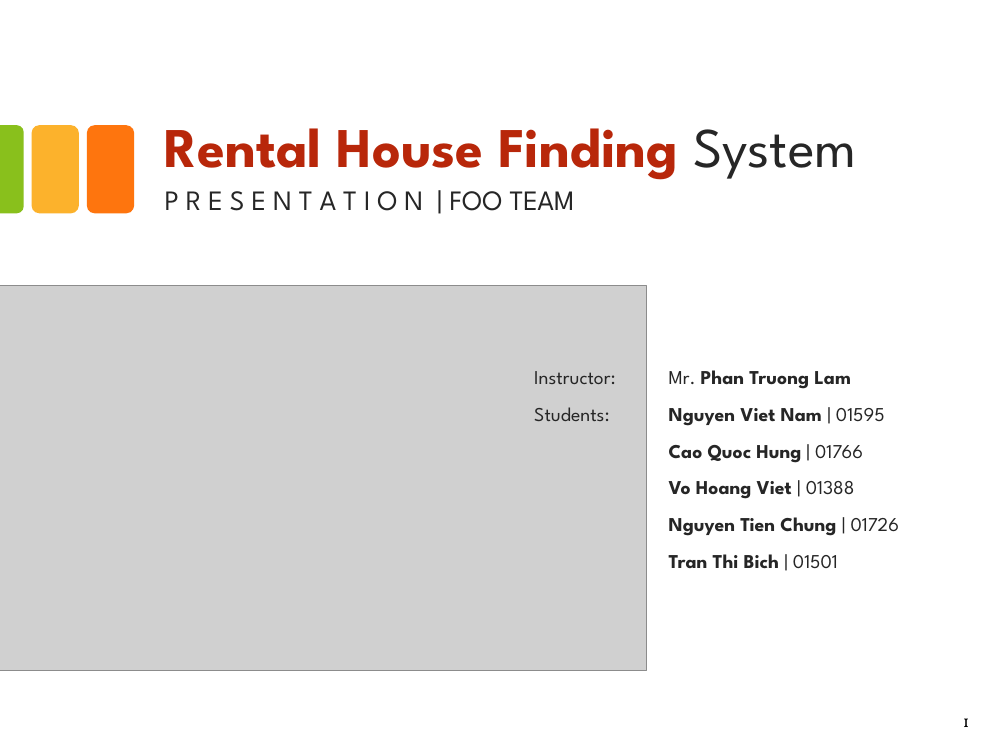
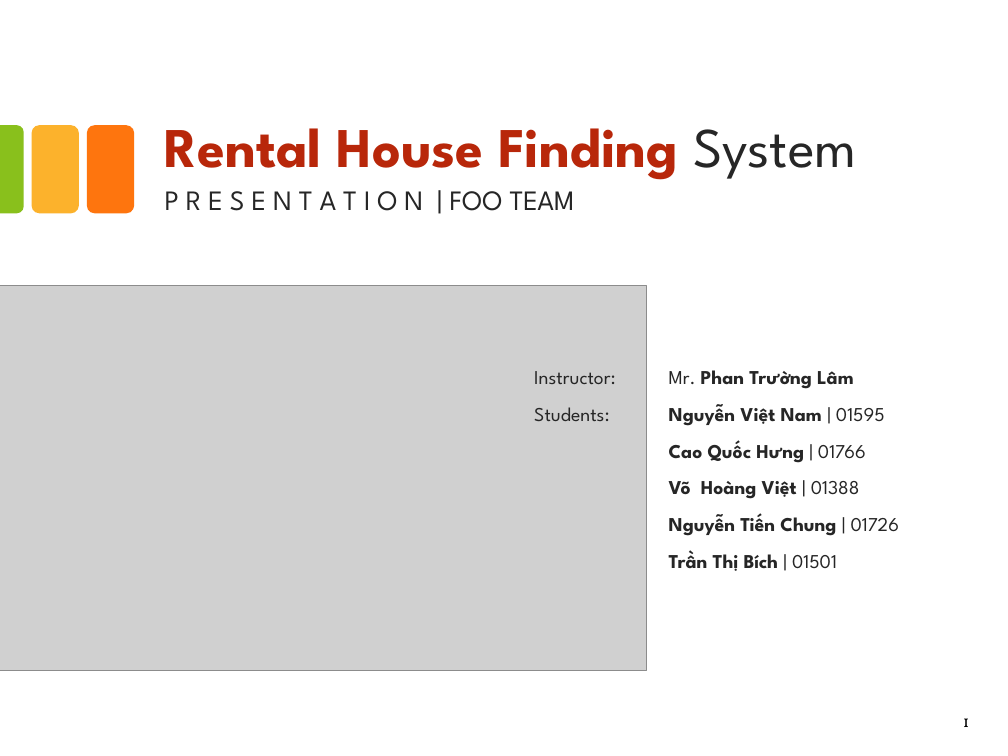
Before and after one commit to hungqcao/Rental-House-Finding, a slide deck: slide 1 of Document/Documentation/Final Document & Report/RHF_Presentation_Final_v1.0.pptx. Drawn at 1008x756 pixels with LibreOffice and Linux fonts; fonts in the diff are those of the drawing; grey boxes stand for pictures. Boxes give left, top, right and bottom in pixels: in the first picture for what was removed or moved away, otherwise in the second. Text is boxed around its words. In the diff, an @@ line names an element or a change of style, - is before the commit and + after.

```diff
--- a/Document/Documentation/Final Document & Report/RHF_Presentation_Final_v1.0.pptx
+++ b/Document/Documentation/Final Document & Report/RHF_Presentation_Final_v1.0.pptx
@@ text at <box>534,370,900,571</box>: text changed @@
-Instructor: Mr. Phan Truong Lam
-Students: Nguyen Viet Nam | 01595
-Cao Quoc Hung | 01766
-Vo Hoang Viet | 01388
-Nguyen Tien Chung | 01726
-Tran Thi Bich | 01501
+Instructor: Mr. Phan Trường Lâm
+Students: Nguyễn Việt Nam | 01595
+Cao Quốc Hưng | 01766
+Võ Hoàng Việt | 01388
+Nguyễn Tiến Chung | 01726
+Trần Thị Bích | 01501
```
Also in this commit, not shown: 1 other slide changed.
